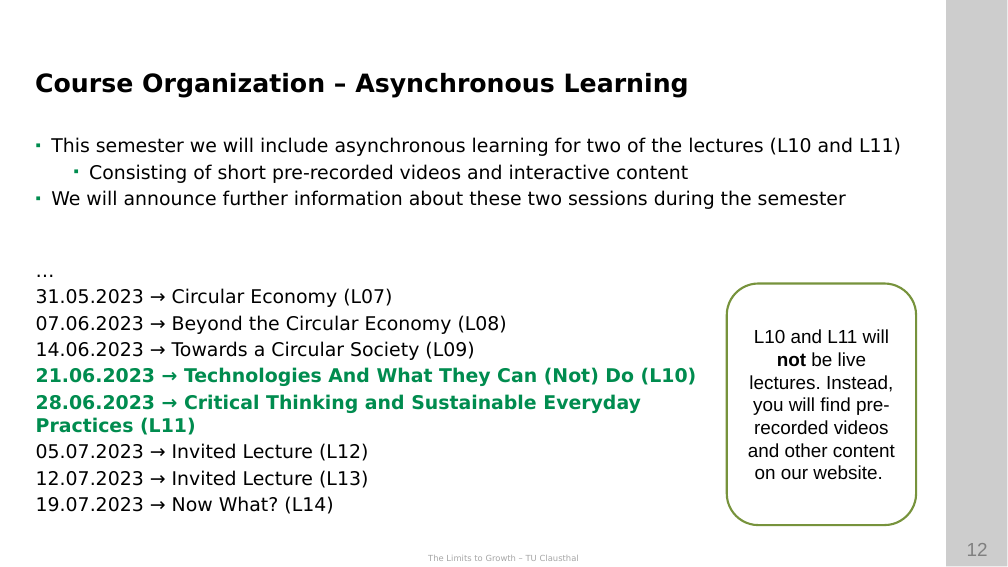
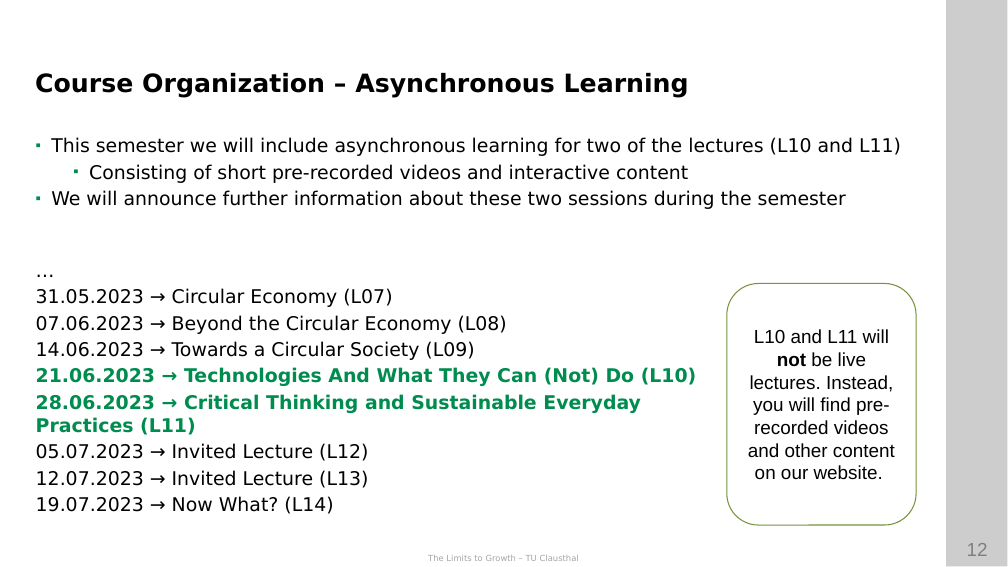
Before and after one commit to ETCE-LAB/teaching-material, a slide deck: slide 12 of The-Limits-to-Growth/LTG-L00-Organization.pptx. Drawn at 1008x567 pixels with LibreOffice and Linux fonts; fonts in the diff are those of the drawing; background and template pictures are left out. Boxes give left, top, right and bottom in pixels: in the first picture for what was removed or moved away, otherwise in the second. Text is boxed around its words. In the diff, an @@ line names an element or a change of style, - is before the commit and + after.

```diff
--- a/The-Limits-to-Growth/LTG-L00-Organization.pptx
+++ b/The-Limits-to-Growth/LTG-L00-Organization.pptx
@@ rounded rectangle "L10 and L11 will not ..." at (727, 284, 916, 526): outline #77933C 2 pt to #77933C 1 pt; proportions changed @@
```
Also in this commit, not shown: 3 other slides changed, 3 other files.
